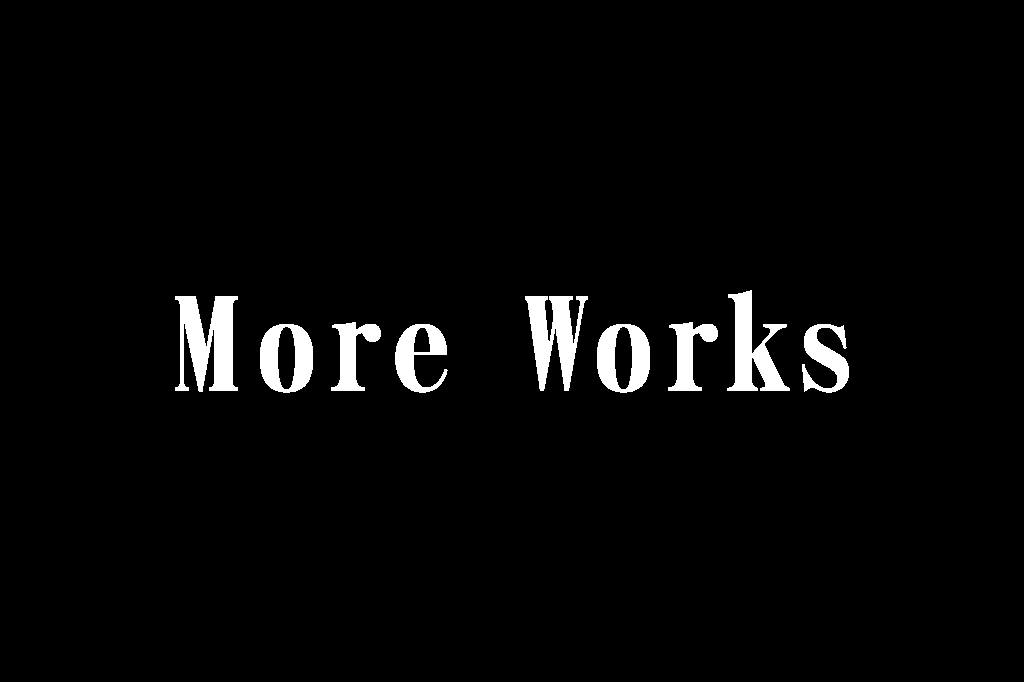
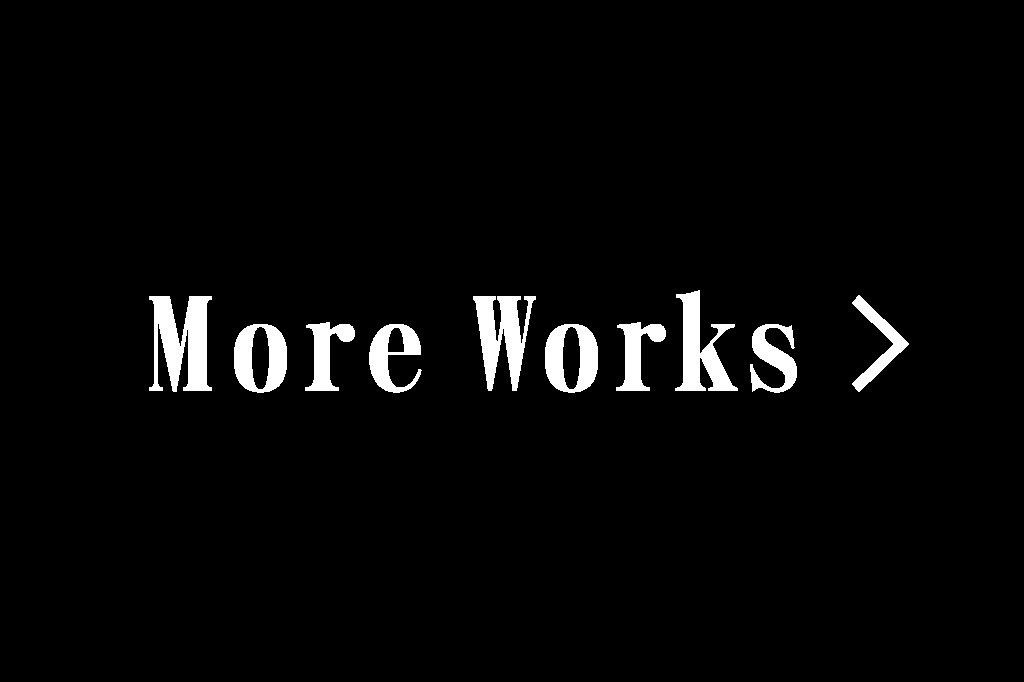
Two versions of the same layered image (1024×682). Layer-by-layer changes:
renamed "More Works" to "More Works>", painted on it over (x1=149, y1=290, x2=909, y2=393)
